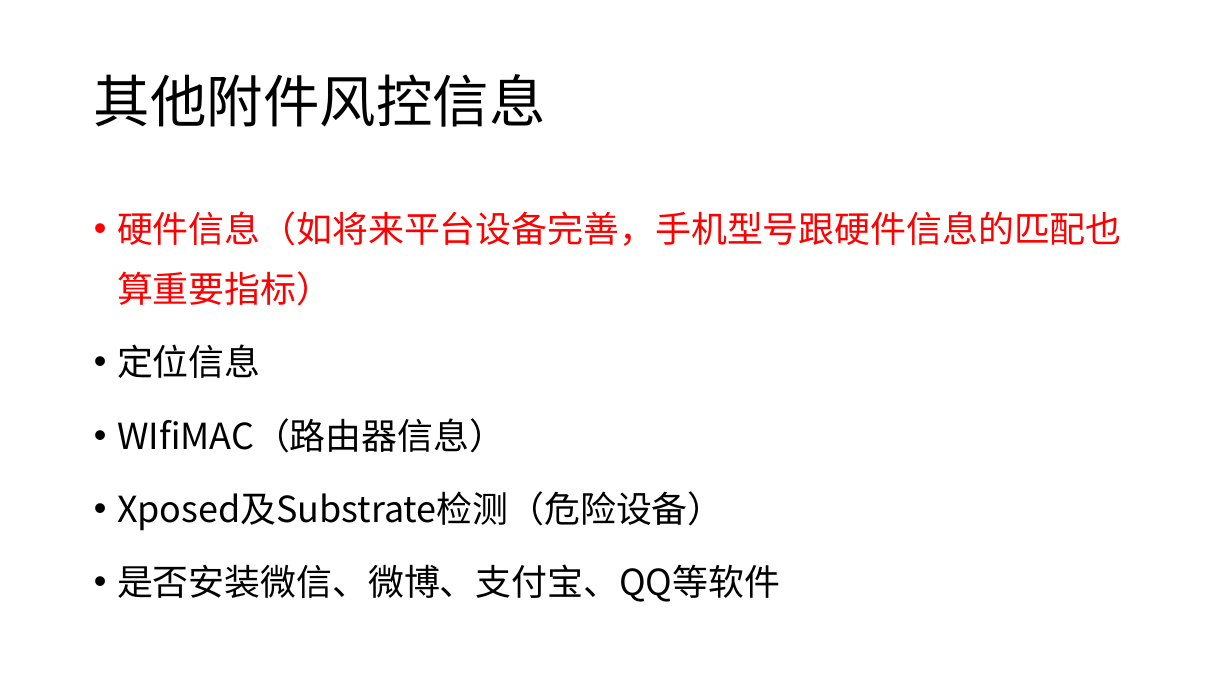
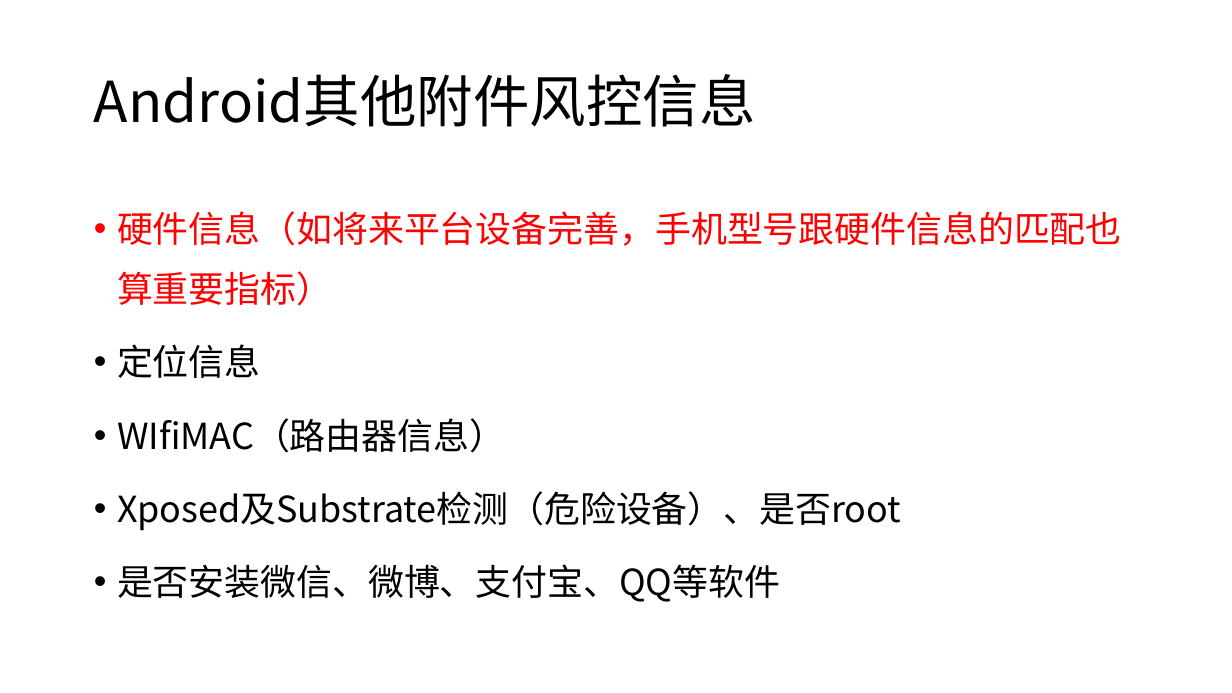
Before and after one commit to happylishang/happylishang.github.io, a slide deck: slide 7 of _posts/Android/严选可信ID项目.pptx. Drawn at 1232x693 pixels with LibreOffice and Linux fonts; fonts in the diff are those of the drawing. Boxes give left, top, right and bottom in pixels: in the first picture for what was removed or moved away, otherwise in the second. Text is boxed around its words. In the diff, an @@ line names an element or a change of style, - is before the commit and + after.

```diff
--- a/_posts/Android/严选可信ID项目.pptx
+++ b/_posts/Android/严选可信ID项目.pptx
@@ title at (94,74,756,127): text changed @@
-其他附件风控信息
+Android其他附件风控信息
@@ text at (117,491,901,531): text changed @@
-• Xposed及Substrate检测（危险设备）
+• Xposed及Substrate检测（危险设备）、是否root
```
Also in this commit, not shown: 3 other slides changed, 4 slides added, 1 slide removed.
